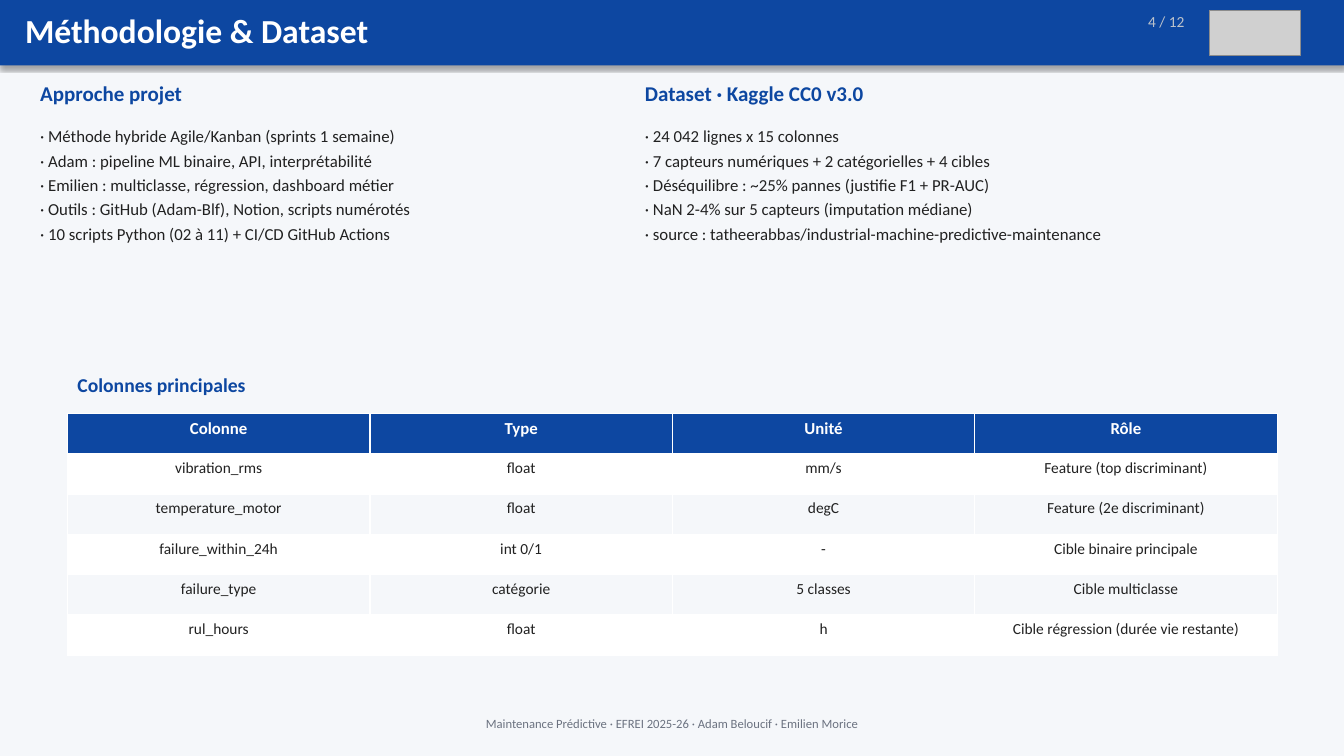
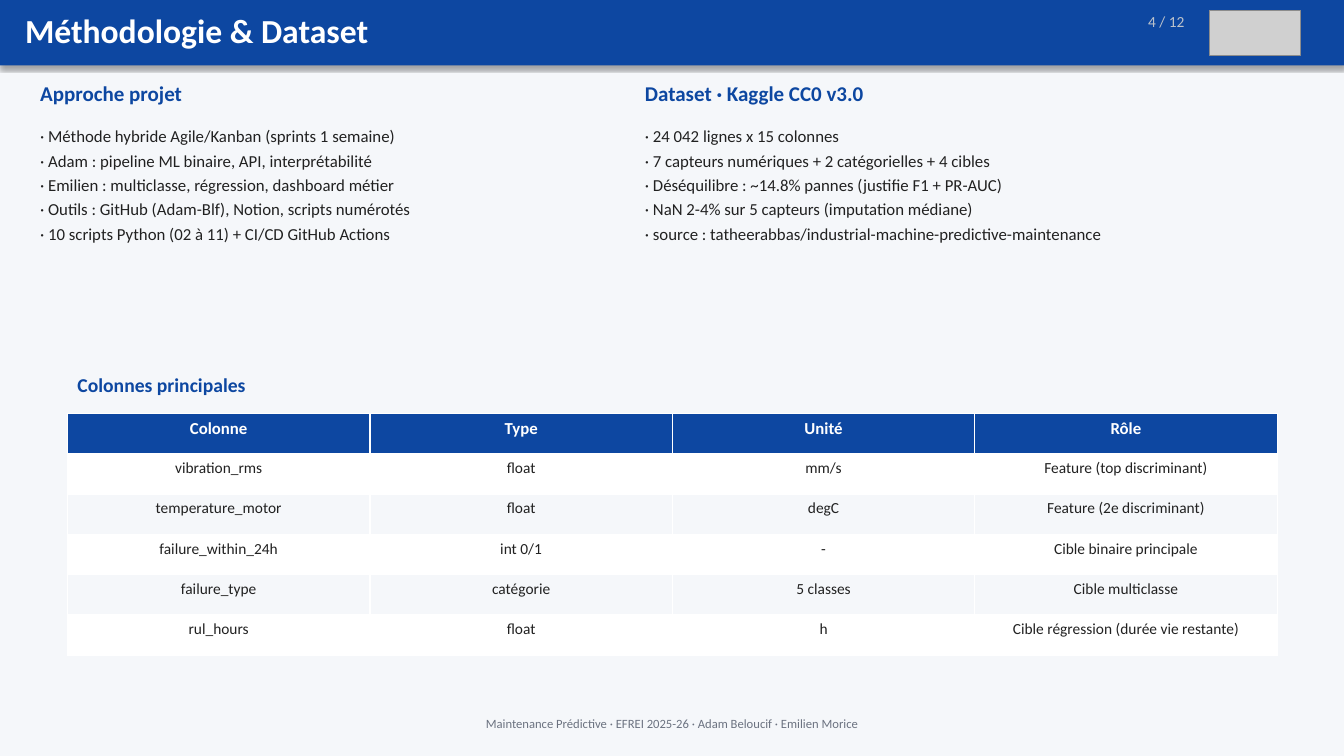
Before and after one commit to Adam-Blf/maintenance-predictive-industrielle, a slide deck: slide 4 of reports/11/presentation.pptx. Drawn at 1344x756 pixels with LibreOffice and Linux fonts; fonts in the diff are those of the drawing; grey boxes stand for pictures. Boxes give left, top, right and bottom in pixels: in the first picture for what was removed or moved away, otherwise in the second. Text is boxed around its words. In the diff, an @@ line names an element or a change of style, - is before the commit and + after.

Commit message:
fix(report): correct failure rate to 14.8% (was overstated as 25%)
The earlier 25% figure was wrong: the test split shows 712 positives
out of 4 809 records (14.8%), not 25%. Update the binary class
imbalance mention in the PDF generator, the PPTX generator and the
README so all artefacts agree with the actual stratified split.
Regenerate PDF (32 pages) and PPTX (12 slides, 0 overlaps audit).

```diff
--- a/reports/11/presentation.pptx
+++ b/reports/11/presentation.pptx
@@ text at bbox=[653, 179, 1002, 194]: text changed @@
-· Déséquilibre : ~25% pannes (justifie F1 + PR-AUC)
+· Déséquilibre : ~14.8% pannes (justifie F1 + PR-AUC)
```
Also in this commit, not shown: 4 other files.
